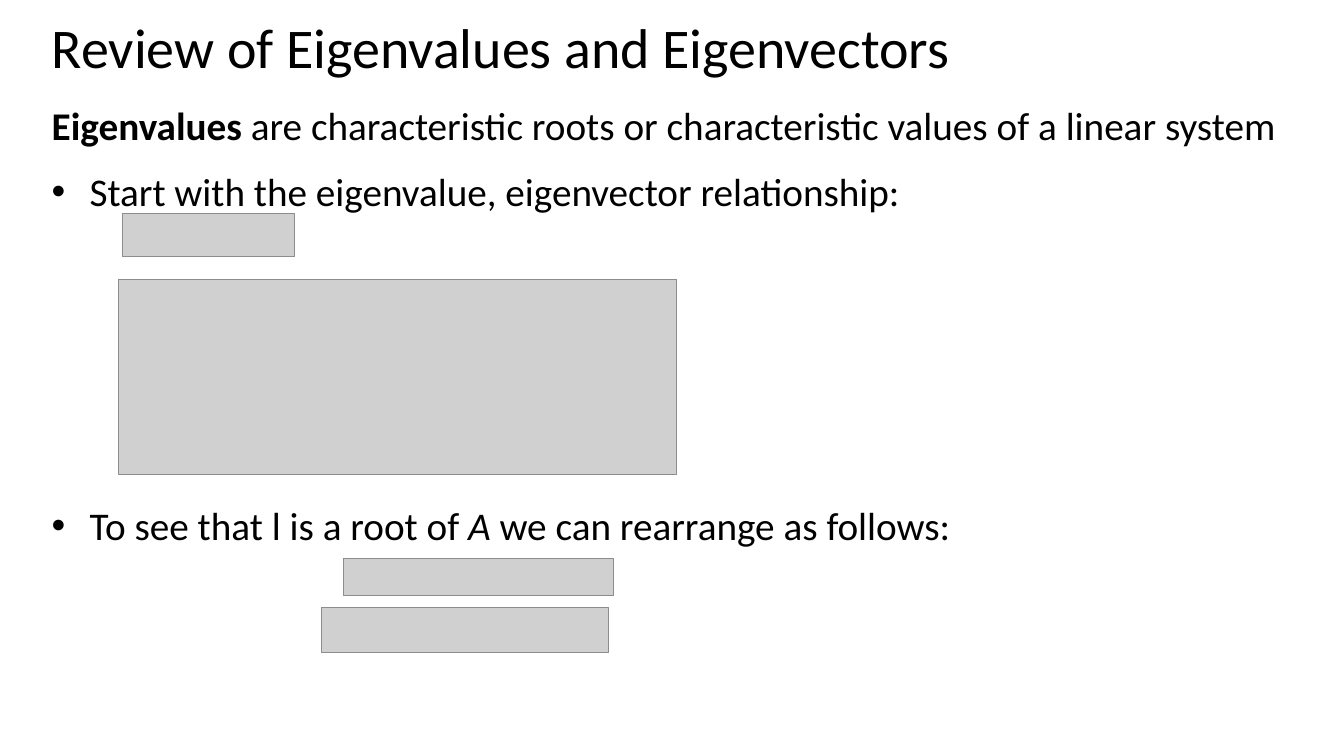
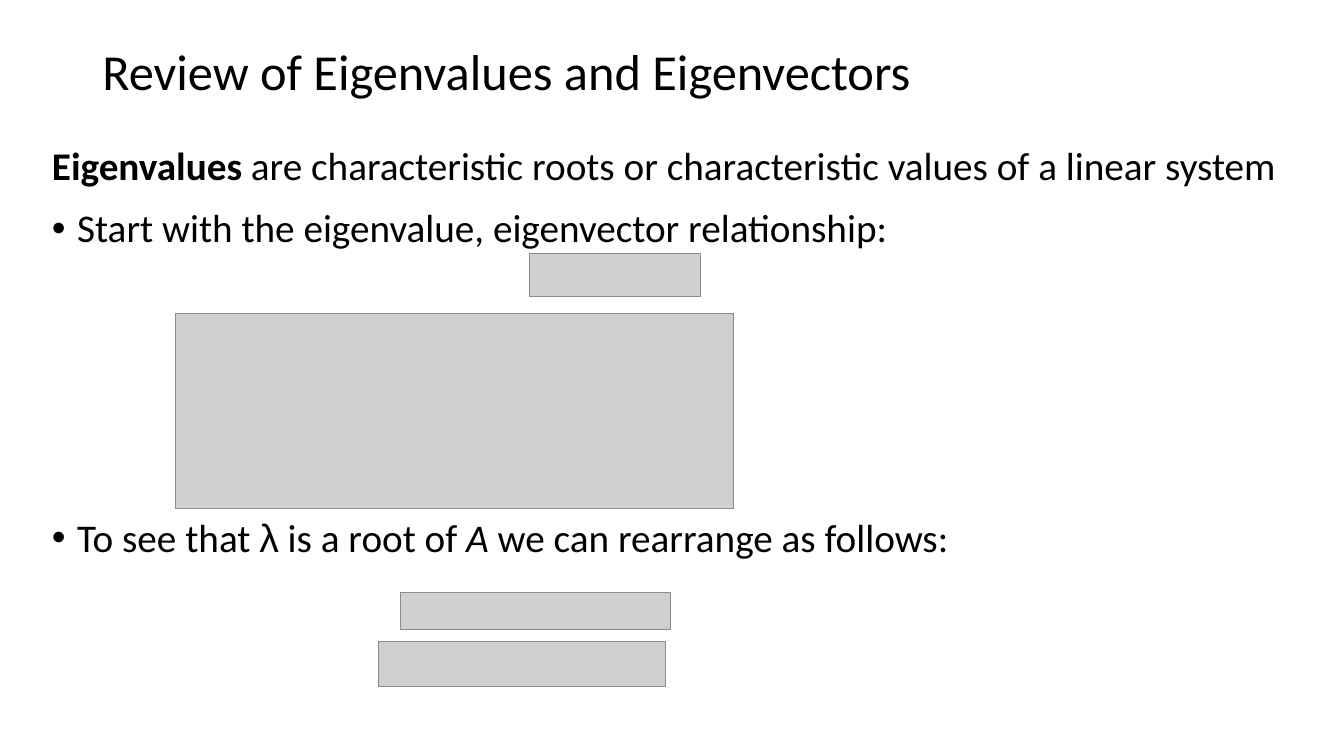
Before and after one commit to StephenElston/CSCI-E-108, a slide deck: slide 60 of slides/6_IntroductionToClustering.pptx (slide 50 before the commit). Drawn at 1344x756 pixels with LibreOffice and Linux fonts; fonts in the diff are those of the drawing; grey boxes stand for pictures. Boxes give left, top, right and bottom in pixels: in the first picture for what was removed or moved away, otherwise in the second. Text is boxed around its words. In the diff, an @@ line names an element or a change of style, - is before the commit and + after.

```diff
--- a/slides/6_IntroductionToClustering.pptx
+++ b/slides/6_IntroductionToClustering.pptx
@@ title "Review of Eigenvalues and Eigenvectors": place and size @@
-title "Review of Eigenvalues and Eigenvectors" at (52,29,950,78)
+title "Review of Eigenvalues and Eigenvectors" at (102,55,910,99)
@@ title "Review of Eigenvalues and Eigenvectors" at (102,55,910,99): size 40 to 36 pt; line spacing 0.8 to 0.9; vertical alignment top to middle @@
@@ text "Eigenvalues are characteristic roots or ...": place and size @@
-text "Eigenvalues are characteristic roots or ..." at (52,112,1275,547)
+text "Eigenvalues are characteristic roots or ..." at (52,152,1275,559)
@@ text at (52,152,1275,249): line spacing 1 to 0.9; indent changed @@
@@ picture: place and size @@
-picture at (123,214,294,257)
+picture at (529,253,701,296)
@@ text at (77,523,949,559): text changed @@
-• To see that l is a root of A we can rearrange as follows:
+• To see that λ is a root of A we can rearrange as follows:
@@ 3 pictures: place and size @@
-3 pictures at (119,279,678,652)
+3 pictures at (175,314,734,687)
```
Also in this commit, not shown: 11 other slides changed.
